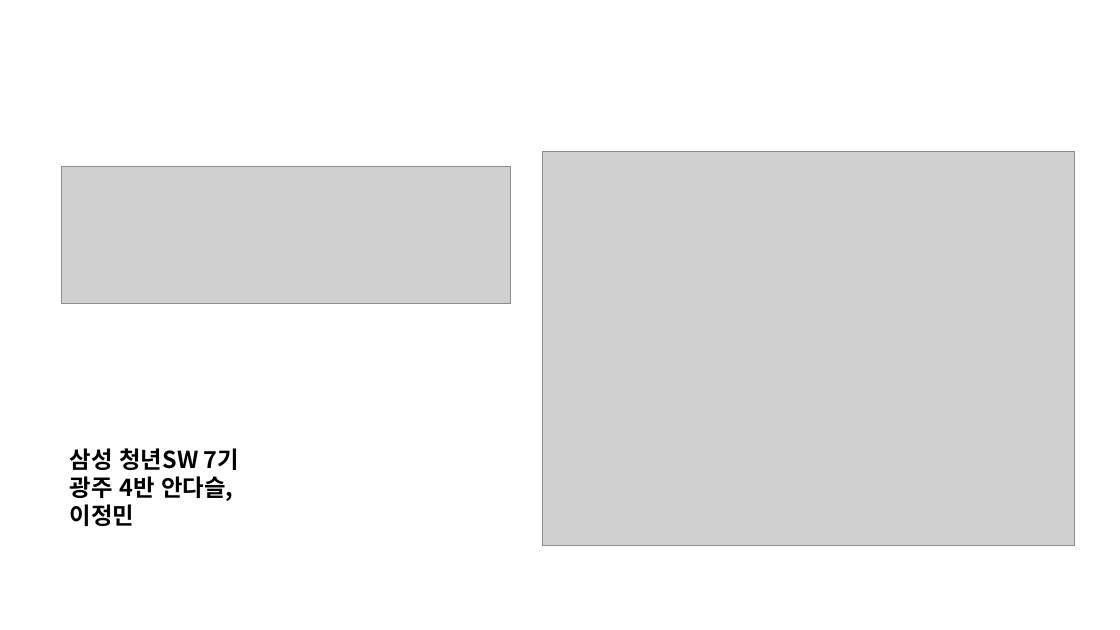
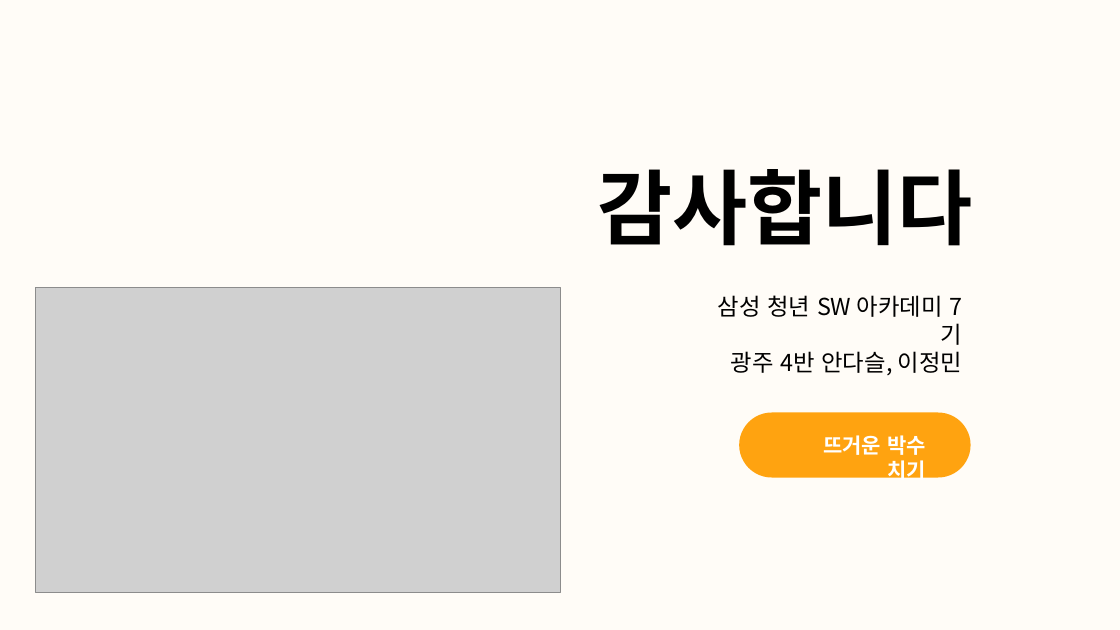
Before and after one commit to daseullll/HappyHouse, a slide deck: slide 35 of happyhouse_광주4반.pptx (slide 1 before the commit). Drawn at 1120x630 pixels with LibreOffice and Linux fonts; fonts in the diff are those of the drawing; grey boxes stand for pictures. Boxes give left, top, right and bottom in pixels: in the first picture for what was removed or moved away, otherwise in the second. Text is boxed around its words. In the diff, an @@ line names an element or a change of style, - is before the commit and + after.

```diff
--- a/happyhouse_광주4반.pptx
+++ b/happyhouse_광주4반.pptx
@@ background #FFFFFF to #FFFCF7 @@
@@ picture removed at box(61, 166, 510, 303) @@
@@ picture removed at box(543, 151, 1075, 546) @@
@@ text added at box(597, 169, 972, 246), 70 pt, text #000000, bold @@
+감사합니다
@@ picture added at box(35, 287, 560, 593) @@
@@ text "삼성 청년 SW 아카데미 7기": place and size @@
-text "삼성 청년 SW 아카데미 7기" at box(70, 448, 239, 526)
+text "삼성 청년 SW 아카데미 7기" at box(718, 295, 962, 375)
@@ text at box(718, 295, 943, 317): text changed; bold off @@
-삼성 청년SW 7기
+삼성 청년 SW 아카데미 7기
@@ text at box(731, 351, 962, 375): bold off in "광주 4반 안다슬, 이정민"; alignment left to right @@
@@ rounded rectangle added at box(739, 413, 971, 477), fill #FFA310 @@
@@ text added at box(823, 435, 926, 483), 18 pt, text #FFFFFF, bold @@
+뜨거운 박수 치기
```
Also in this commit, not shown: 8 other slides changed, 7 slides added, 4 slides removed, 8 other files.
